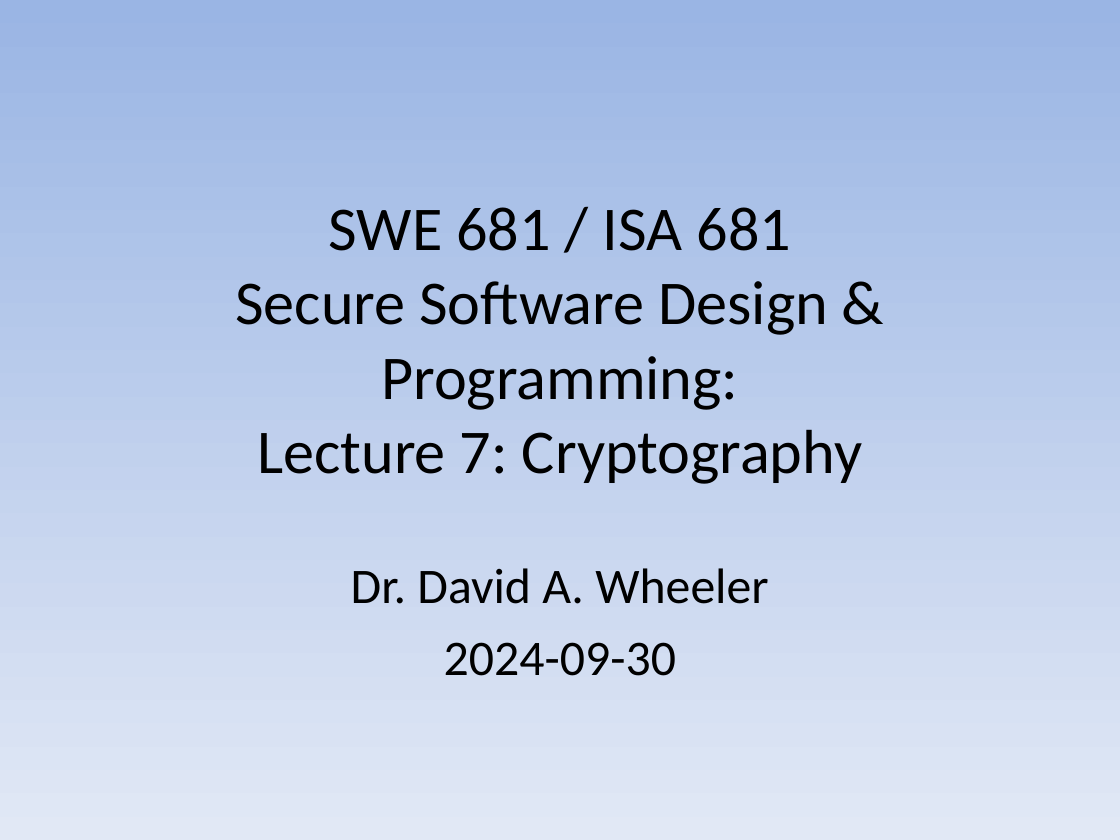
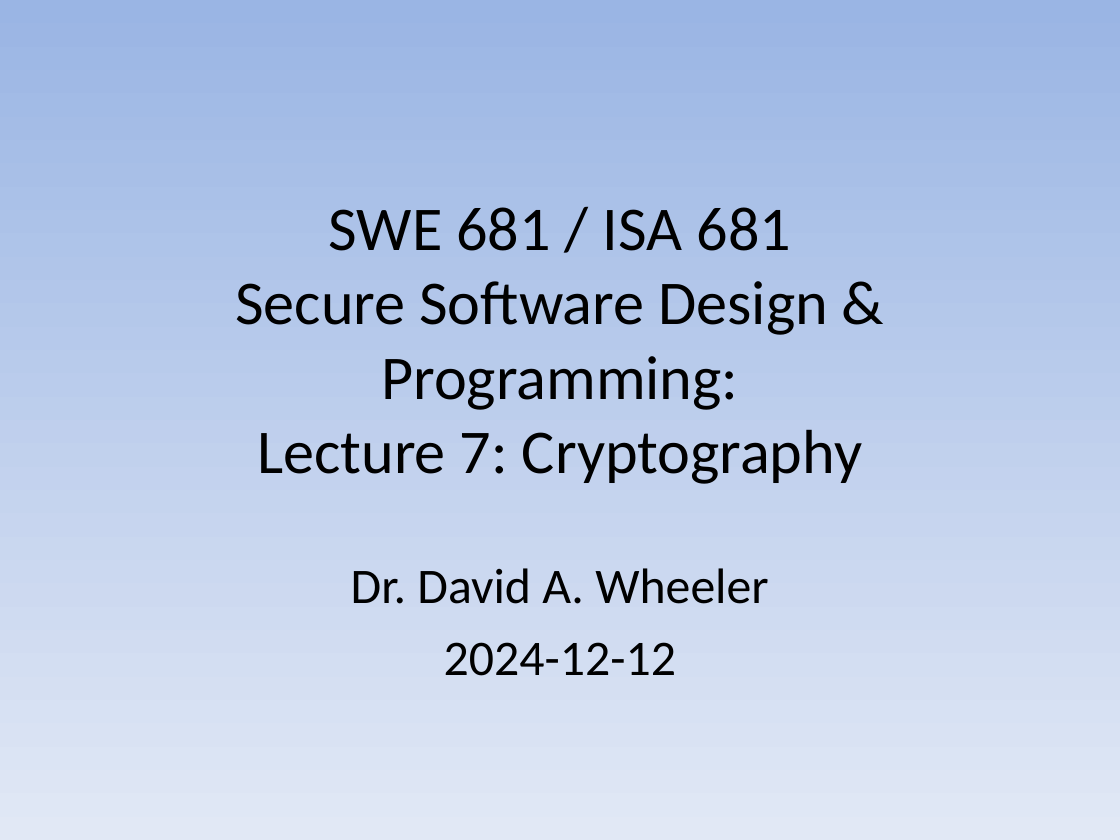
Before and after one commit to david-a-wheeler/david-a-wheeler.github.io, a slide deck: slide 1 of secure-class/presentations/Secure-Software-7-Cryptography.ppt. Drawn at 1120x840 pixels with LibreOffice and Linux fonts; fonts in the diff are those of the drawing. Boxes give left, top, right and bottom in pixels: in the first picture for what was removed or moved away, otherwise in the second. Text is boxed around its words. In the diff, an @@ line names an element or a change of style, - is before the commit and + after.

```diff
--- a/secure-class/presentations/Secure-Software-7-Cryptography.ppt
+++ b/secure-class/presentations/Secure-Software-7-Cryptography.ppt
@@ subtitle at (444,642,676,676): text changed @@
-2024-09-30
+2024-12-12
```
Also in this commit, not shown: 1 slide added, 1 other file.
